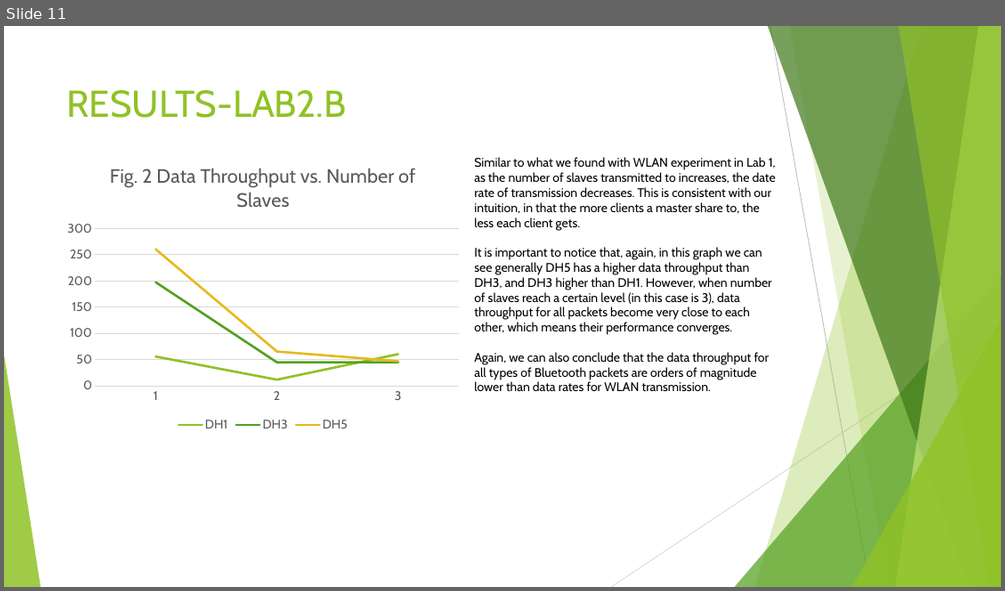
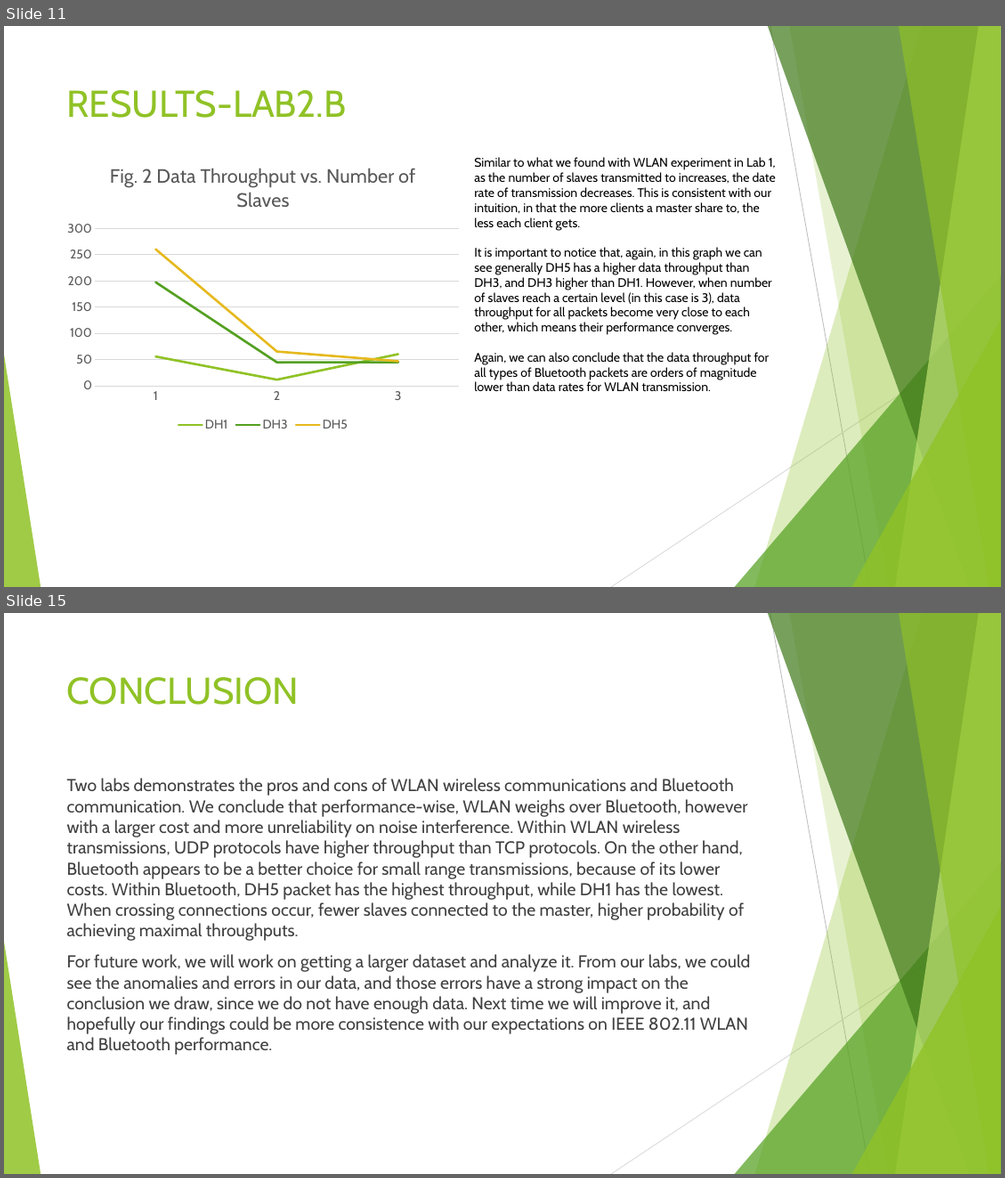
Before and after one commit to JenniferXYZ/cs-117, a slide deck: LAB REPORT.pptx. Shown one above the other, each under a label of ours: slide 11 before the commit, slides 11 and 15 after it; the slides between them are not shown. The pictures are 1005x591 and 1005x1178 pixels, drawn with LibreOffice and Linux fonts; fonts in the diff are those of the drawing. Boxes give left, top, right and bottom in pixels: in the first picture for what was removed or moved away, otherwise in the second. Text is boxed around its words. In the diff, an @@ line names an element or a change of style, - is before the commit and + after.

```diff
--- a/LAB REPORT.pptx
+++ b/LAB REPORT.pptx
@@ slide 15 added at (x1=4, y1=613, x2=1001, y2=1174), background #FFFFFF; not listed: 10 template elements that a slide beside it also shows @@
@@ title added at (x1=67, y1=677, x2=299, y2=705), 36 pt, text #90C226 @@
+CONCLUSION
@@ text added at (x1=67, y1=778, x2=750, y2=1054), 16.6 pt, text #404040 @@
+Two labs demonstrates the pros and cons of WLAN wireless communications and Bluetooth communication. We conclude that performance-wise, WLAN weighs over Bluetooth, however with a larger cost and more unreliability on noise interference. Within WLAN wireless transmissions, UDP protocols have higher throughput than TCP protocols. On the other hand, Bluetooth appears to be a better choice for small range transmissions, because of its lower costs. Within Bluetooth, DH5 packet has the highest throughput, while DH1 has the lowest. When crossing connections occur, fewer slaves connected to the master, higher probability of achieving maximal throughputs.
+For future work, we will work on getting a larger dataset and analyze it. From our labs, we could see the anomalies and errors in our data, and those errors have a strong impact on the conclusion we draw, since we do not have enough data. Next time we will improve it, and hopefully our findings could be more consistence with our expectations on IEEE 802.11 WLAN and Bluetooth performance.
```
Also in this commit, not shown: 5 slides changed, 2 other slides added, 2 slides removed.
